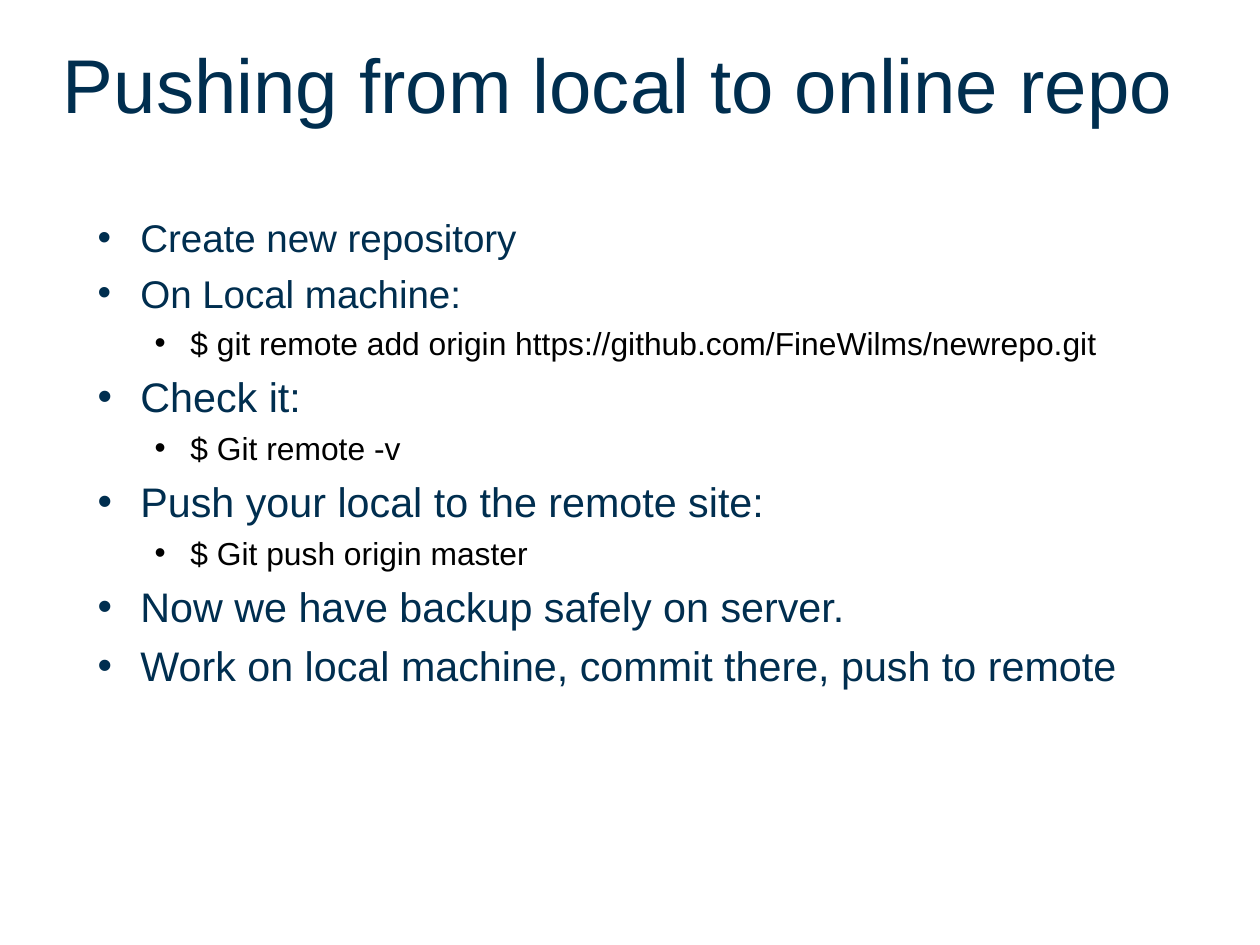
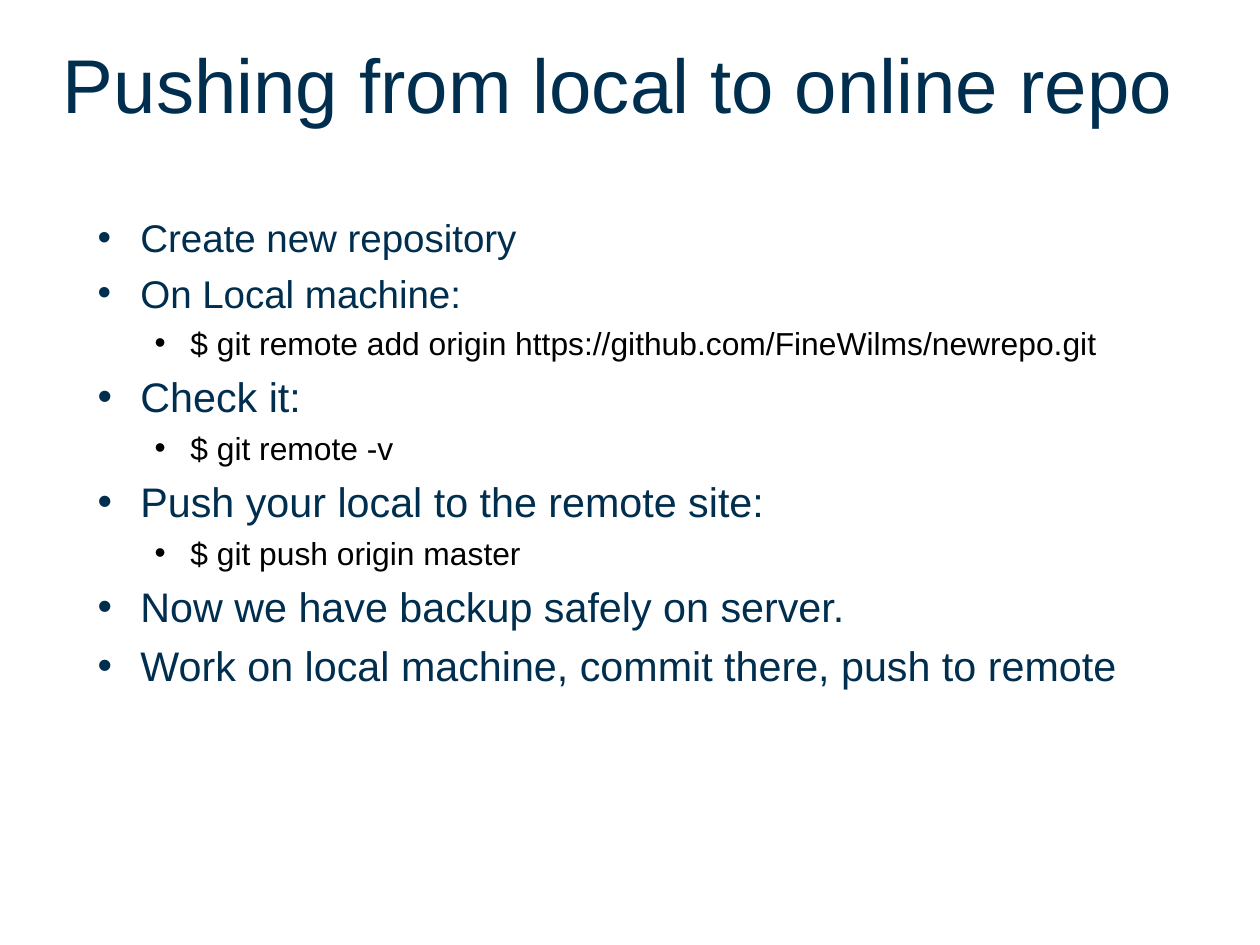
Before and after one commit to FineWilms/Workshop_github, a slide deck: slide 11 of intro2Git.odp. Drawn at 1260x945 pixels with LibreOffice and Linux fonts; fonts in the diff are those of the drawing; background and template pictures are left out. Boxes give left, top, right and bottom in pixels: in the first picture for what was removed or moved away, otherwise in the second. Text is boxed around its words. In the diff, an @@ line names an element or a change of style, - is before the commit and + after.

```diff
--- a/intro2Git.odp
+++ b/intro2Git.odp
@@ text at (217,437,393,466): text changed @@
-  • $ Git remote -v
+  • $ git remote -v
@@ text at (217,542,520,571): text changed @@
-  • $ Git push origin master
+  • $ git push origin master
```
Also in this commit, not shown: 1 other slide changed, 1 other file.
